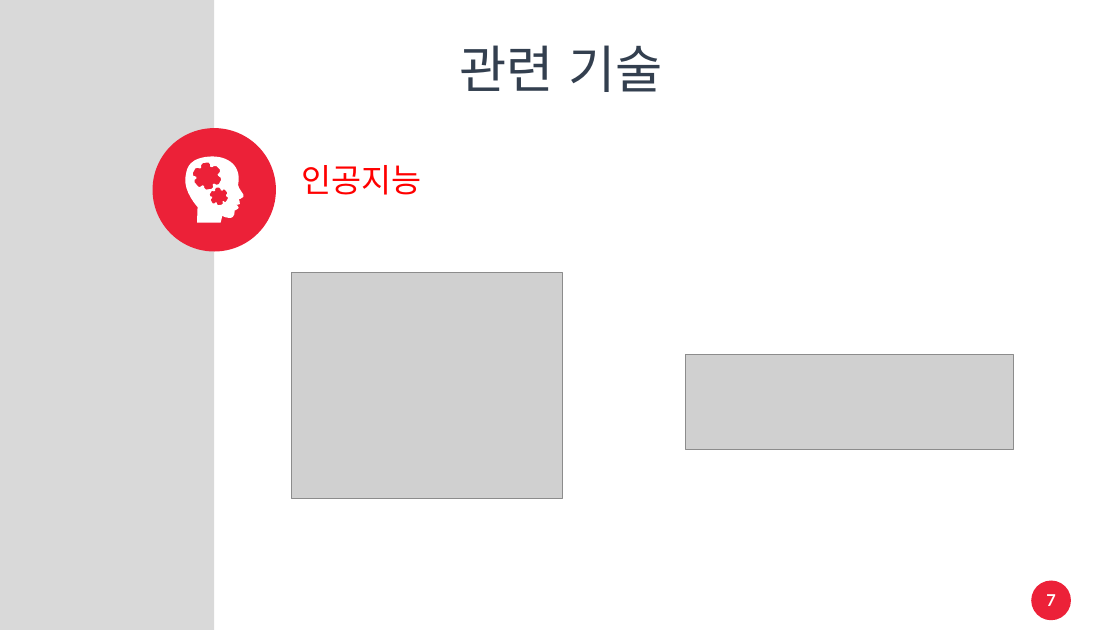
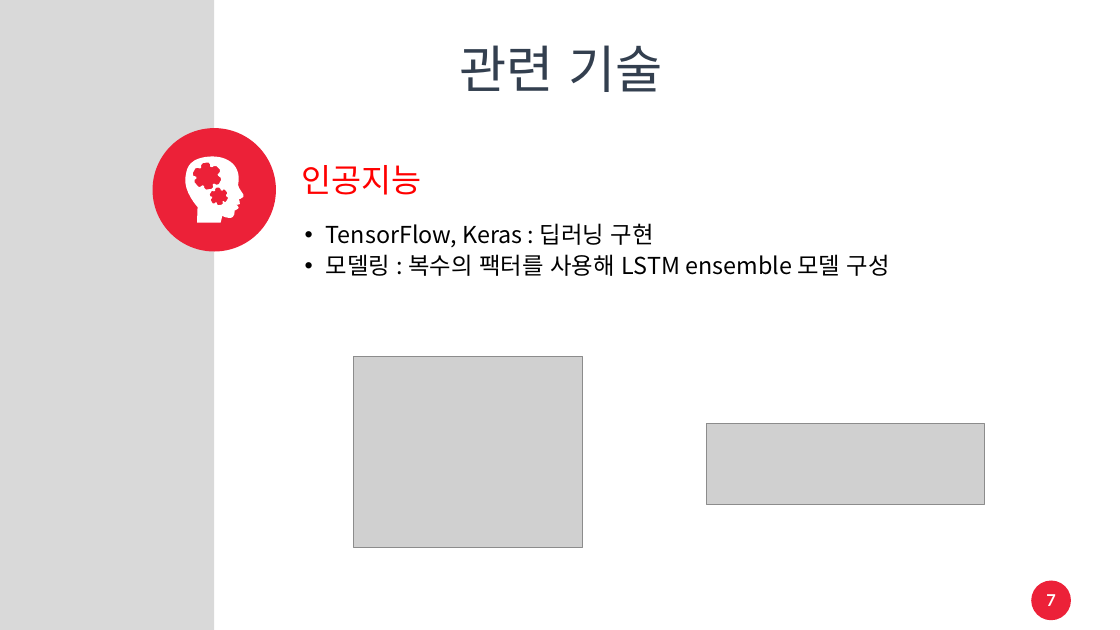
Before and after one commit to linkz73/idol_rank, a slide deck: slide 7 of 자료/프로젝트.pptx. Drawn at 1120x630 pixels with LibreOffice and Linux fonts; fonts in the diff are those of the drawing; grey boxes stand for pictures. Boxes give left, top, right and bottom in pixels: in the first picture for what was removed or moved away, otherwise in the second. Text is boxed around its words. In the diff, an @@ line names an element or a change of style, - is before the commit and + after.

```diff
--- a/자료/프로젝트.pptx
+++ b/자료/프로젝트.pptx
@@ text added at box(326, 223, 890, 276), 20 pt, text #000000 @@
+  • TensorFlow, Keras : 딥러닝 구현
+  • 모델링 : 복수의 팩터를 사용해 LSTM ensemble 모델 구성
@@ picture: place and size @@
-picture at box(292, 273, 563, 499)
+picture at box(354, 356, 583, 548)
@@ picture removed at box(686, 355, 1013, 450) @@
@@ picture added at box(707, 423, 985, 504) @@
```
Also in this commit, not shown: 10 other slides changed.
